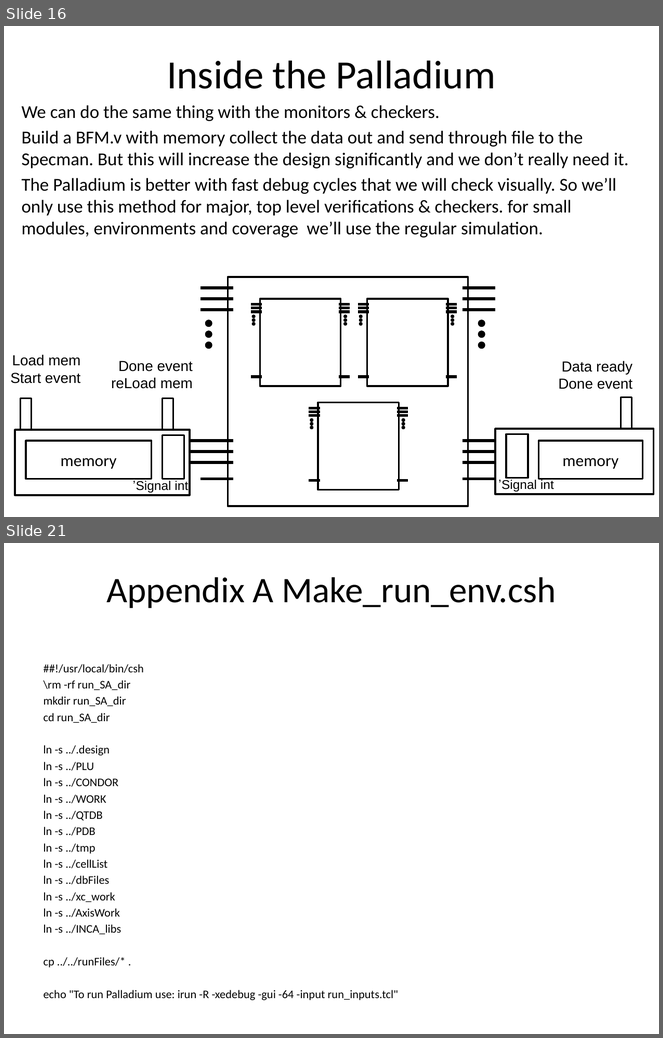
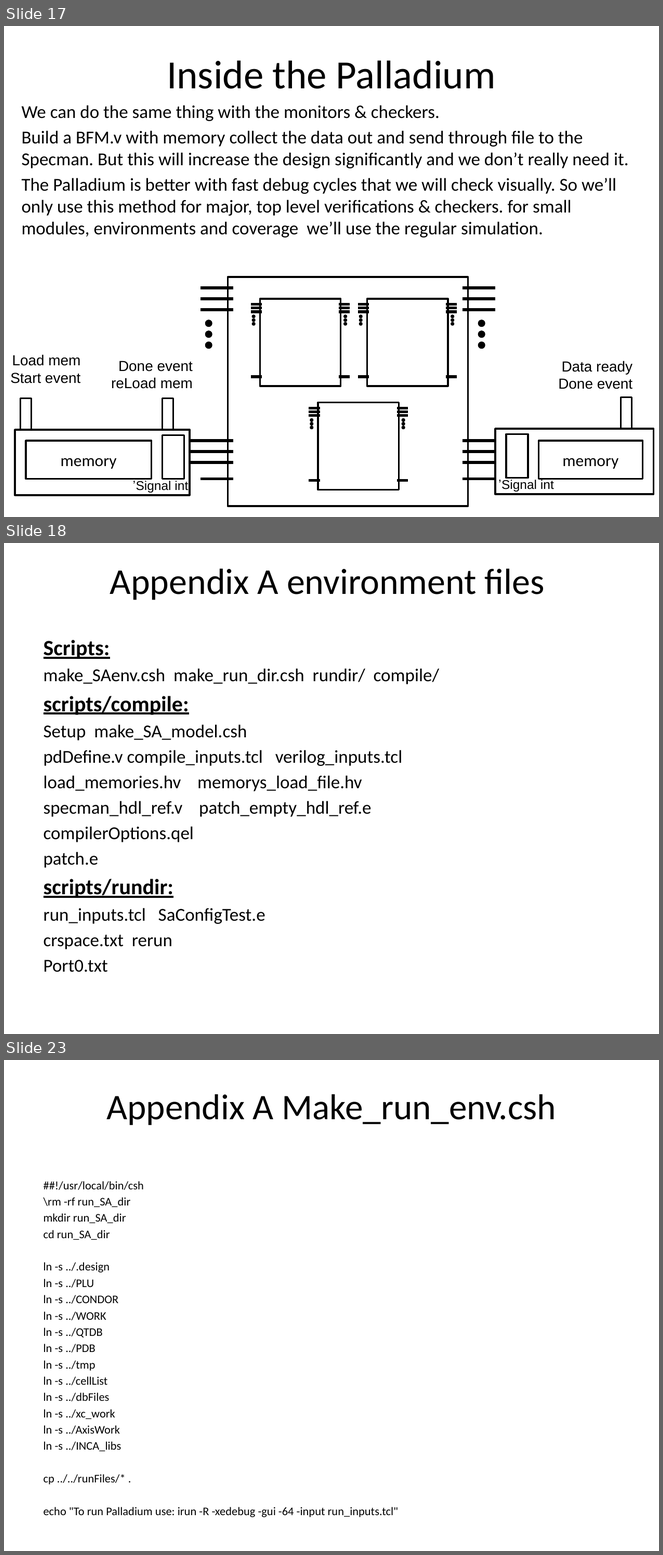
Before and after one commit to zahike/Palladium, a slide deck: Simulation Acceleration tutoria.pptx. Shown one above the other, each under a label of ours: slides 16 and 21 before the commit, slides 17, 18 and 23 after it; the slides between them are not shown. The pictures are 663x1038 and 663x1555 pixels, drawn with LibreOffice and Linux fonts; fonts in the diff are those of the drawing. Boxes give left, top, right and bottom in pixels: in the first picture for what was removed or moved away, otherwise in the second. Text is boxed around its words. In the diff, an @@ line names an element or a change of style, - is before the commit and + after.

Commit message:
add script dir and remark for scripts

```diff
--- a/Simulation Acceleration tutoria.pptx
+++ b/Simulation Acceleration tutoria.pptx
@@ slide 18 added at (x1=4, y1=543, x2=659, y2=1034), background #FFFFFF @@
@@ title added at (x1=110, y1=568, x2=545, y2=600), 40 pt, text #000000 @@
+Appendix A environment files
@@ text added at (x1=44, y1=640, x2=439, y2=973), 20 pt, text #000000 @@
+Scripts:
+make_SAenv.csh make_run_dir.csh rundir/ compile/
+scripts/compile:
+Setup make_SA_model.csh
+pdDefine.v compile_inputs.tcl verilog_inputs.tcl
+load_memories.hv memorys_load_file.hv
+specman_hdl_ref.v patch_empty_hdl_ref.e
+compilerOptions.qel
+patch.e
+scripts/rundir:
+run_inputs.tcl SaConfigTest.e
+crspace.txt rerun
+Port0.txt
@@ what was slide 16 is now slide 17 @@
@@ what was slide 21 is now slide 23 @@
```
Also in this commit, not shown: 7 slides changed, 1 other slide added, 1 other file.
